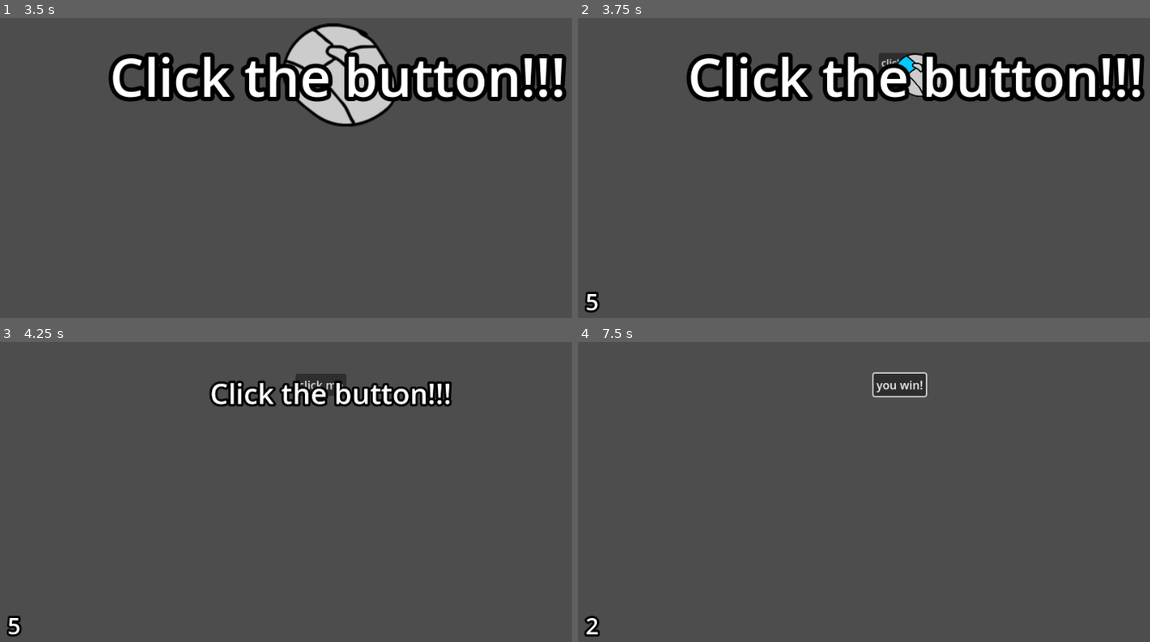
Above: before the commit, frames 1-4 (two rows, left to right).
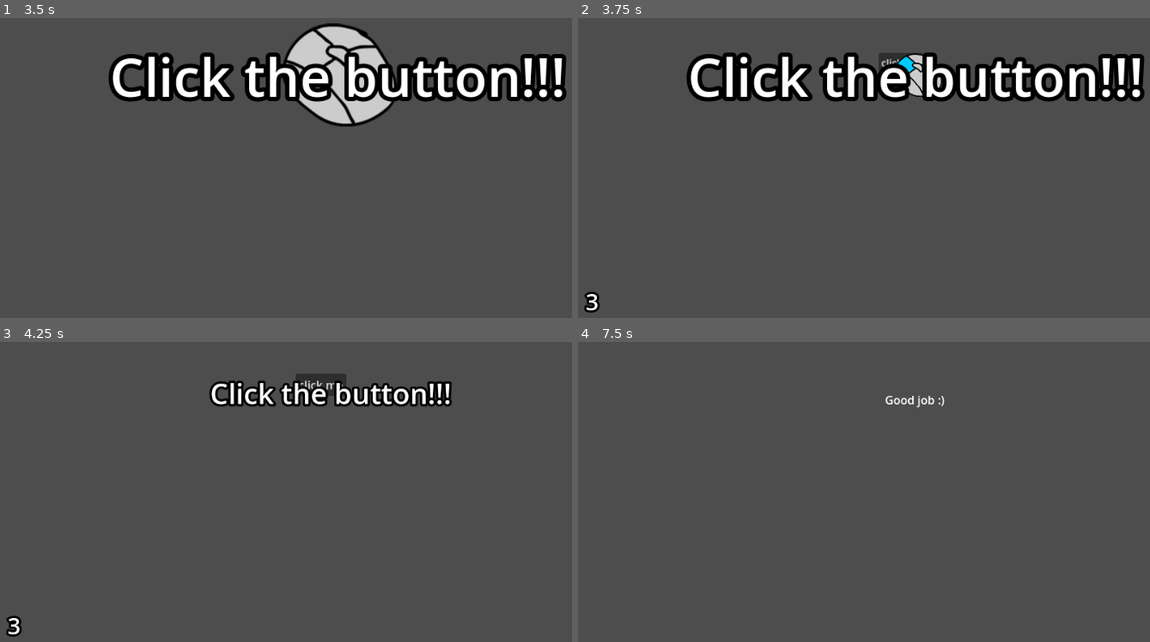
Above: after the commit, the same moments.

Repository: yotam-frid/spelkollektivet-minigame-jam
Game: Godot game, scene res://main_game.tscn
Two runs of this game, one before a commit and one after it. Both use one fixed random seed, a clock stepped at 60 frames per second and the inputs below.
Inputs (mouse positions are in pixels of both pictures, inside the frame that each line leads up to):
- Up to frame 1 (3.5 s): tap Enter at 0.5 s; move the mouse to (486, 51) at 0.52 s; click (486, 51) at 0.6 s; move the mouse to (200, 102) at 1.27 s; right-click (200, 102) at 1.35 s; move the mouse to (outside the picture) at 2.02 s; click (outside the picture) at 2.1 s; move the mouse to (303, 177) at 2.77 s; right-click (303, 177) at 2.85 s
- Up to frame 2 (3.75 s): move the mouse to (1121, 153) at 3.52 s; click (1121, 153) at 3.6 s
- Up to frame 3 (4.25 s): no input
- Up to frame 4 (7.5 s): click "click me" at 4.25 s; click "you win!" at 5 s; click "you win!" at 5.75 s; click "you win!" at 6.5 s; tap Space at 7.25 s; move the mouse to (outside the picture) at 7.27 s; right-click (outside the picture) at 7.35 s

Frame 1 is identical in both runs. In frame 2, less than 0.1% of the frame differs, in the area x 1-4%, y 91-98%; in frame 3, less than 0.1%; in frame 4, 1.0%, in the area x 1-65%, y 10-99%.

Commit message:
add global scope CurrentGame, and difficulty

Diff:
--- a/game_manager.gd
+++ b/game_manager.gd
@@ -63,9 +63,15 @@
 	current_minigame.game_win.connect(on_minigame_won)
 	current_minigame.game_finish.connect(on_minigame_finished)
 
+	# Expose game on the global scope
+	CurrentMinigame.set_target(current_minigame)
+
 func unload_current_minigame():
 	current_minigame.queue_free()
 	is_current_minigame_in_tree = false
+
+	# Hide from global scope
+	CurrentMinigame.clear_target()
 
 func on_minigame_won():
 	if current_minigame_won:
--- /dev/null
+++ b/global_current_minigame.gd
@@ -0,0 +1,24 @@
+extends Node
+
+var _target: Minigame = null
+
+var difficulty: int:
+	get():
+		_assert_target_exists()
+		return _target.difficulty
+	set(_value):
+		printerr("Can't change difficulty from Global Scope.")
+
+func win():
+	_assert_target_exists()
+	_target.win()
+
+func set_target(minigame: Minigame):
+	_target = minigame
+
+func clear_target():
+	_target = null
+
+func _assert_target_exists():
+	# This will throw an error if _target is null
+	assert(_target != null)
--- a/minigame.gd
+++ b/minigame.gd
@@ -16,6 +16,9 @@
 ## Possible keyboard inputs that are shown before the game starts.
 @export_flags("WASD/Arrows", "Spacebar", "Full Keyboard") var keyboard: int
 
+## Value from 1-3 set by the game manager. Can be used to increase difficulty.
+var difficulty: int = 1
+
 ## Call this to let the Game Manager know the minigame has been won!
 func win():
 	game_win.emit()
--- a/minigames/ClickTheButton.tscn
+++ b/minigames/ClickTheButton.tscn
@@ -14,6 +14,7 @@
 
 [node name="ClickTheButton" type="Node"]
 script = SubResource("GDScript_dl3dl")
+duration = 3
 instruction = "Click the button!!!"
 mouse = 2
 metadata/_custom_type_script = "uid://bajhxofytc8oh"
--- a/project.godot
+++ b/project.godot
@@ -14,6 +14,10 @@
 run/main_scene="uid://c8f0m3qivw0b3"
 config/features=PackedStringArray("4.5", "GL Compatibility")
 config/icon="res://icon.svg"
+
+[autoload]
+
+CurrentMinigame="*res://global_current_minigame.gd"
 
 [display]
 
Not shown, added: global_current_minigame.gd.uid
